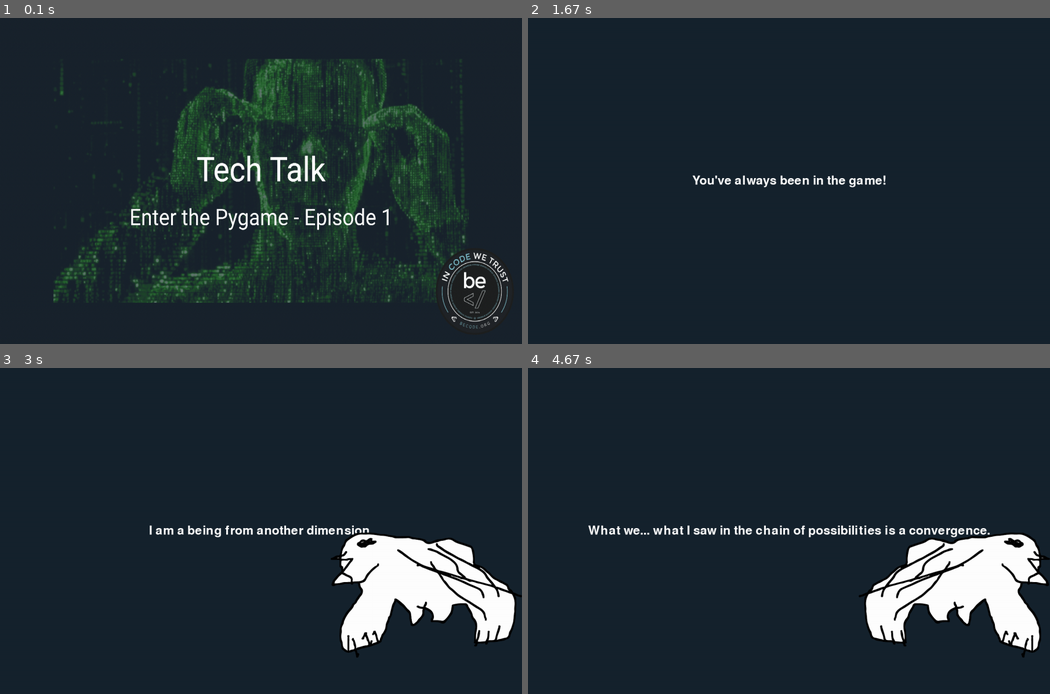
Above: before the commit, frames 1-4 (two rows, left to right).
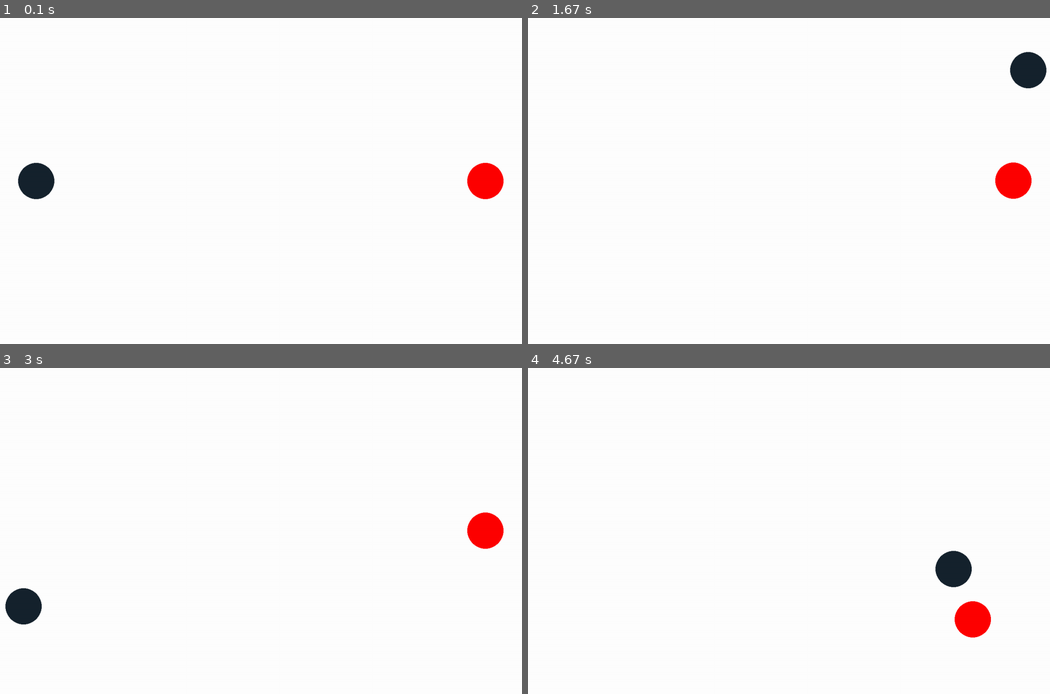
Above: after the commit, the same moments.

Repository: DerrickDDInAI/Enter-the-pygame
Game: pygame game, started from run_game.py
The game is run twice, just before and just after one commit, with the same random seed, the same clock (stepped at 60 frames per second) and the same inputs.
Inputs:
- Up to frame 1 (0.1 s): no input
- Up to frame 2 (1.67 s): hold Right 0.33-0.8 s; hold Up 0.83-1.13 s; hold Right 1.17-1.63 s
- Up to frame 3 (3 s): hold Left 1.67-2.2 s; hold Down 2.23-2.53 s; hold Left 2.57-2.97 s
- Up to frame 4 (4.67 s): hold Up 3-3.37 s; hold Right 3.4-4.03 s; hold Down 4.07-4.43 s; hold Left from 4.47 s (still down)

The runs differ from the first frame. In frame 1, 98% of the frame differs, in the area x 0-100%, y 0-100%; in frame 2, 99%; in frame 3, 93%; in frame 4, 94%.

Commit message:
fix environment; move player and collide aibots

Diff:
--- a/gamecore/environment.py
+++ b/gamecore/environment.py
@@ -85,11 +85,11 @@
 
             player_1_vector_a = (player_1.angle, player_1.speed * (player_1.mass - player_2.mass) / total_mass)
             player_1_vector_b = (angle, 2 * player_2.speed * player_2.mass / total_mass)
-            player_1.angle, player_1.speed = self.add_vectors((player_1_vector_a, player_1_vector_b))
+            player_1.angle, player_1.speed = self.add_vectors(player_1_vector_a, player_1_vector_b)
 
             player_2_vector_a = (player_2.angle, player_2.speed * (player_2.mass - player_1.mass) / total_mass)
             player_2_vector_b = (angle +math.pi, 2 * player_1.speed * player_1.mass / total_mass)
-            player_2.angle, player_2.speed = self.add_vectors((player_2_vector_a, player_2_vector_b))
+            player_2.angle, player_2.speed = self.add_vectors(player_2_vector_a, player_2_vector_b)
 
             elasticity = player_1.elasticity * player_2.elasticity
             player_1.speed *= elasticity
--- a/run_game.py
+++ b/run_game.py
@@ -64,7 +64,7 @@
         """
         self.player = player
 
-    def get_user_input(self) -> dict:
+    def get_user_input(self) -> Tuple[int,int]:
         """
         Function to get user input
         """
@@ -87,19 +87,6 @@
                 if event.key == pygame.K_SPACE: # and player.boost == 5.0:
                     pass
 
-            # Check keys continuously pressed
-            keys = pygame.key.get_pressed()
-            if keys:
-                keys_pressed = {"left": False, "right": False, "up": False, "down": False}
-                if keys[pygame.K_LEFT]:
-                    keys_pressed["left"] = True
-                if keys[pygame.K_RIGHT]:
-                    keys_pressed["right"] = True
-                if keys[pygame.K_UP]:
-                    keys_pressed["up"] = True
-                if keys[pygame.K_DOWN]:
-                    keys_pressed["down"] = True
-                return keys_pressed
             # Resize the display
             if event.type == pygame.VIDEORESIZE:
                 game_window.screen = pygame.display.set_mode(
@@ -108,6 +95,23 @@
                 # game_window.screen.blit(pygame.transform.scale(levels_list[current_level_index].bg_surface, event.dict['size']), (0,0))
                 # pygame.display.flip()
 
+        # Check keys continuously pressed (needs to be outside of the for loop otherwise only be executed once per event in the event queue)
+        keys = pygame.key.get_pressed()
+        if keys:
+            # vector = pygame.Vector2(0,0)
+            if keys[pygame.K_LEFT]:
+                # vector += pygame.Vector2(-1,2)
+                player_1.angle, player_1.speed = world.add_vectors((player_1.angle, player_1.speed), (- 1 * math.pi/2,2))
+            elif keys[pygame.K_RIGHT]:
+                player_1.angle, player_1.speed = world.add_vectors((player_1.angle, player_1.speed), (math.pi/2,2))
+            if keys[pygame.K_UP]:
+                player_1.angle, player_1.speed = world.add_vectors((player_1.angle, player_1.speed), (0,2))
+            elif keys[pygame.K_DOWN]:
+                player_1.angle, player_1.speed = world.add_vectors((player_1.angle, player_1.speed), (math.pi,2))
+        # Limits player_1's speed
+        if player_1.speed > 20:
+            player_1.speed = 20
+
     def wait_for_pressed_key(self) -> bool:
         """
         Function to check if any key is pressed
@@ -183,7 +187,7 @@
 def main() -> None:
 
     # Globals
-    global game_window, game_font
+    global game_window, game_font, player_1, world
 
     # CONSTANTS
     WINDOW_WIDTH_PX = 1440
@@ -224,7 +228,7 @@
     client_1 = Client(player_1)
 
     # Instantiate aibots
-    aibot_1 = AIBots((world.width - 100, world.height/2), size=50, mass=200)
+    aibot_1 = AIBots((world.width - 100, world.height/2), size=50, mass=1)
 
     # Instantiate gorilla
     gorilla = Gorilla("gamecore/assets/images/gorilla.png", (game_window.width_px,game_window.height_px))
@@ -237,6 +241,7 @@
 
     # Start screen
     levels_list = create_levels()
+    start_screen = False
     while start_screen:
 
         user_input = client_1.wait_for_pressed_key()
@@ -327,23 +332,13 @@
         # game_window.screen.blit(pygame.transform.scale(levels_list[current_level_index].bg_surface, (game_window.width_px,game_window.height_px)), (0,0))
         # game_window.screen.blit(levels_list[current_level_index].bg_surface, (0,0))
 
-        # if user_input is a dictionary, it means the user is pressing a key
-        if isinstance(user_input,dict):
-            if user_input["left"]:
-                player_1.angle -= 1
-            if user_input["right"]:
-                player_1.angle += 1
-            if user_input["up"]:
-                player_1.angle = math.pi - player_1.angle
-            if user_input["down"]:
-                player_1.angle = math.pi + player_1.angle
-            player_1.speed *= 2
-
         player_1.move()
+        aibot_1.move()
         world.attraction(player_1, aibot_1)
         world.add_air_resistance(player_1)
         world.collide(player_1, aibot_1)
         world.bounce(player_1)
+        world.bounce(aibot_1)
 
         # Players
         pygame.draw.circle(game_window.screen, player_1.color, (player_1.x, player_1.y), player_1.size)
